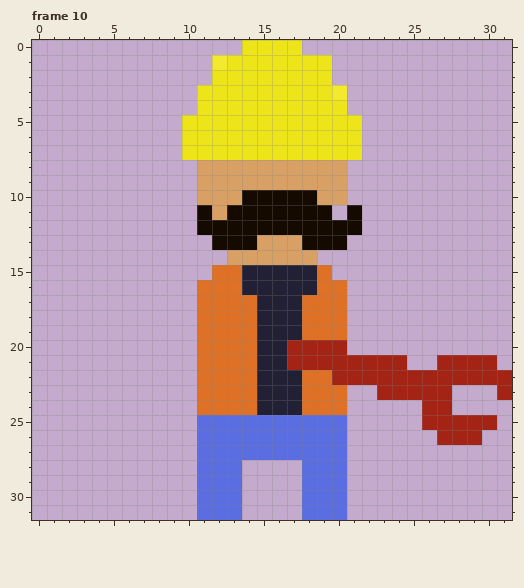
Pixel-art file, stored at src/Assets/ConstructionWorker-Attack.aseprite. Above, as it was before the edit.
32x32 pixels, 10 frames. Shown: frame 10. The commit also changed other frames, which this record leaves out.
Once edited:
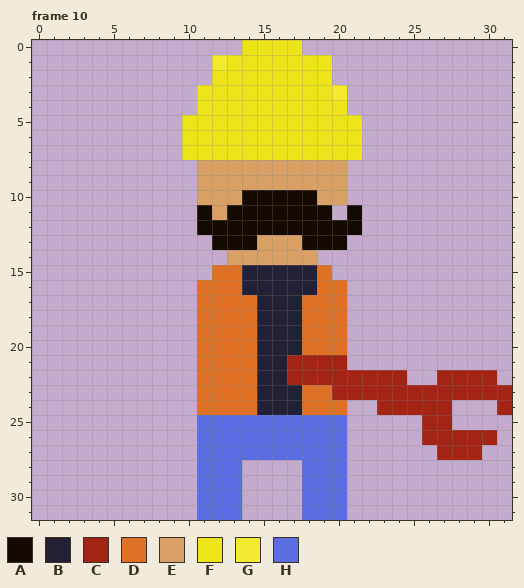
Palette (. is transparent): A #140a00  B #222034  C #a32314  D #df7126  E #d9a066  F #ede419  G #f3ea2f  H #5b6ee1
Diff:
Frame 10, layer "Wrench":
y 20: x 17..20 CCCC -> BDDD
y 21: x 21..24 CCCC -> ....; x 27..30 CCCC -> ....
y 22: x 17..19 BDD -> CCC; x 25..26 CC -> ..; x 31 C -> .
y 23: x 20..22 D.. -> CCC; x 28..30 ... -> CCC
y 24: x 23..25 ... -> CCC; x 31 . -> C
y 25: x 28..30 CCC -> ...
y 26: x 26 . -> C; x 30 . -> C
y 27: x 27..29 ... -> CCC
Where, in picture pixels (left, top, right, bottom), the same in both pictures:
changed: (287, 340, 512, 460)
